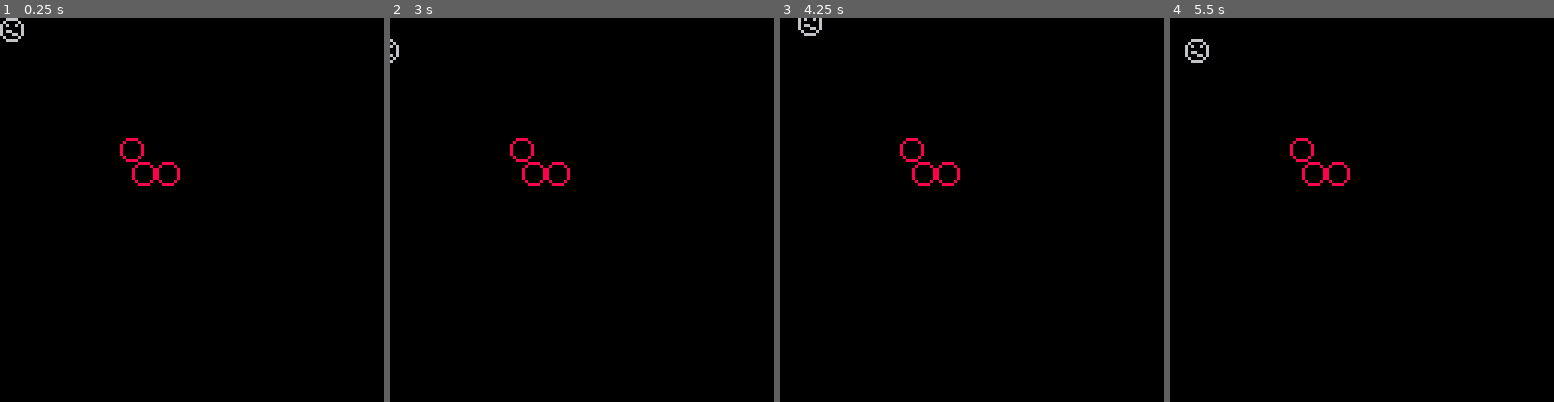
Above: before the commit, frames 1-4 (left to right).
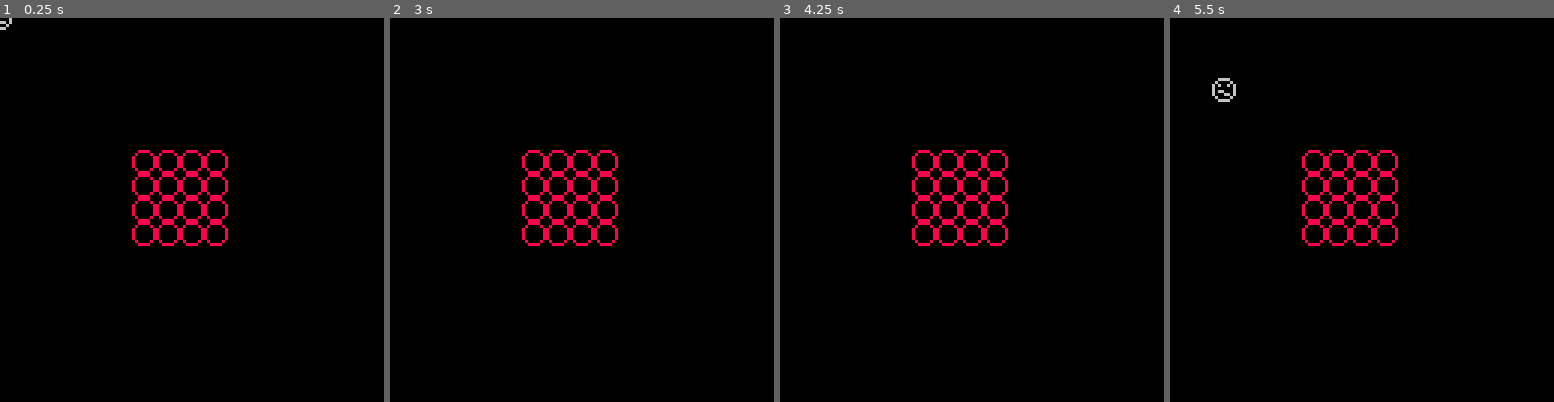
Above: after the commit, the same moments.

Repository: kitasuna/sheepdoggin
Game: PICO-8 cartridge physicstest.p8
The game is run twice, just before and just after one commit, with the same random seed, the same clock (stepped at 60 frames per second) and the same inputs.
Inputs:
- Up to frame 1 (0.25 s): no input
- Up to frame 2 (3 s): hold Left 1.97-2.37 s; hold Down 2.42-2.82 s; hold Right from 2.87 s (still down)
- Up to frame 3 (4.25 s): release Right at 3.53 s; hold Up 3.58-4.08 s; hold Right from 4.13 s (still down)
- Up to frame 4 (5.5 s): release Right at 4.53 s; hold Down 4.58-5.08 s; hold Left from 5.13 s (still down)

The runs differ from the first frame. In frame 1, 2.4% of the frame differs, in the area x 0-60%, y 0-60%; in frame 2, 2.4%; in frame 3, 2.4%; in frame 4, 2.6%, in the area x 3-60%, y 5-60%.

Commit message:
Block of sheep.
Okay I'm actually gonna do useful work now.

Diff:
--- a/physics.lua
+++ b/physics.lua
@@ -82,7 +82,6 @@
   for firstBodyI=1,#bodies do
     local firstBody = bodies[firstBodyI]
     for secondBodyI=firstBodyI+1,#bodies do
-      -- printh("first " .. firstBodyI .. " second " .. secondBodyI)
       local secondBody = bodies[secondBodyI]
       -- TODO: This should add the intentions to the positions before checking
       -- collision.
@@ -153,20 +152,15 @@
 end
 
 function physicstest:init()
-  local c1 = Circ.fromCenterRadius(v2(0,0), 4)
-  local c2 = Circ.fromCenterRadius(v2(3,0), 4)
-  local col = c1:reaction(c2)
-  printh("x " .. col.x .. " y " .. col.y)
-
   self.physics = Physics:new()
   self.player = {
     pos = v2(0,0),
-    rad = 4,
+    radius = 10,
     collisionCirc = function(self)
-      return Circ.fromCenterRadius(self.pos, self.rad)
+      return Circ.fromCenterRadius(self.pos, self.radius)
     end,
     intention = function(self)
-      local vel = 0.6
+      local vel = 2.0
       local delta = v2(0,0)
       if btn(0) then  -- left
         delta.x -= vel
@@ -186,11 +180,12 @@
       self.pos = self.pos + v
     end,
   }
-  self.dummies = {
-    DummyBody.fromCenterRadius(v2(40,40), 4),
-    DummyBody.fromCenterRadius(v2(49,48), 4),
-    DummyBody.fromCenterRadius(v2(48,48), 4),
-  }
+  self.dummies = {}
+  for x=1,4 do
+    for y=1,4 do
+      add(self.dummies, DummyBody.fromCenterRadius(v2(40+x*8,40+y*8), 4))
+    end
+  end
 end
 
 function physicstest:update()
@@ -203,8 +198,9 @@
 
 function physicstest:draw()
   cls()
-  spr(1,self.player.pos.x, self.player.pos.y)
+  spr(1,self.player.pos.x - 4, self.player.pos.y - 4)
   for body in all(self.dummies) do
-    spr(2,body:collisionCirc().center.x, body:collisionCirc().center.y)
-  end
-end
+    local circ = body:collisionCirc()
+    spr(2,circ.center.x - circ.radius, circ.center.y - circ.radius)
+  end
+end
